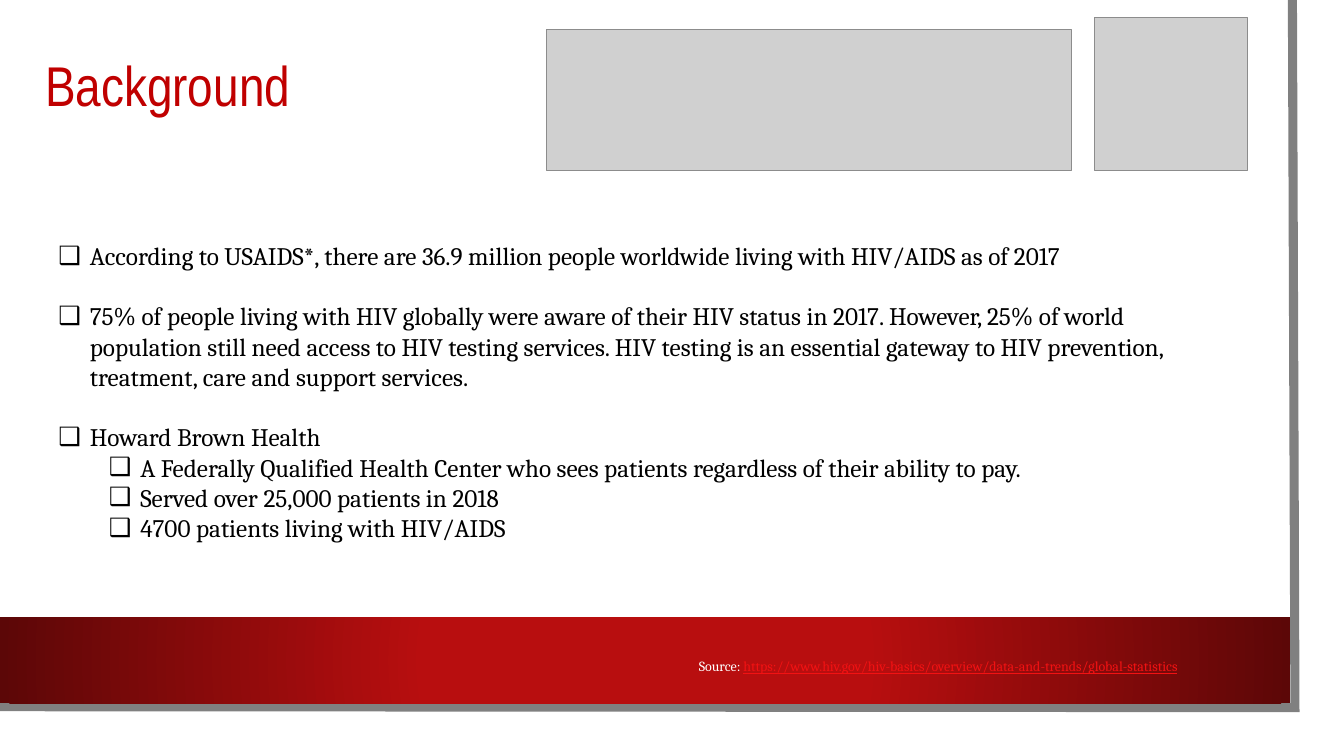
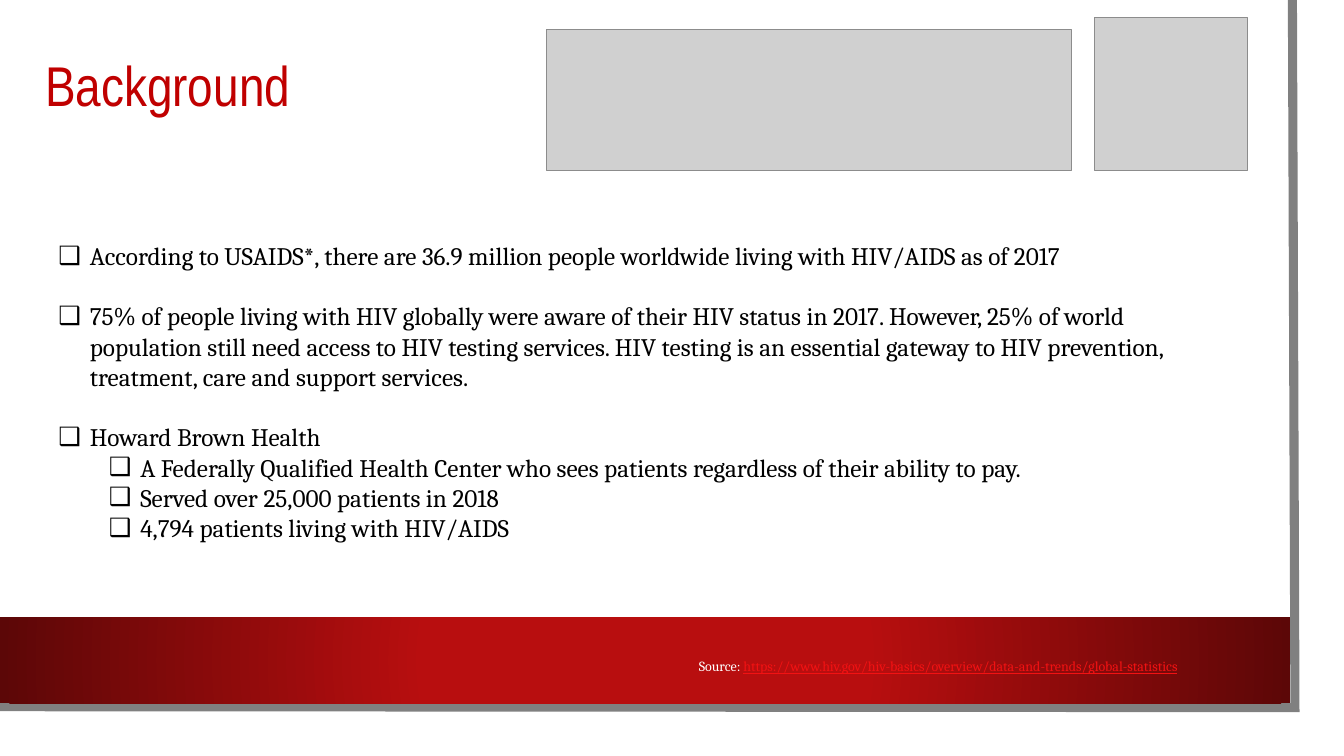
Before and after one commit to rihamramadan/Project-1, a slide deck: slide 2 of HIV Testing Analysis.pptx. Drawn at 1344x756 pixels with LibreOffice and Linux fonts; fonts in the diff are those of the drawing; grey boxes stand for pictures; background and template pictures are left out. Boxes give left, top, right and bottom in pixels: in the first picture for what was removed or moved away, otherwise in the second. Text is boxed around its words. In the diff, an @@ line names an element or a change of style, - is before the commit and + after.

```diff
--- a/HIV Testing Analysis.pptx
+++ b/HIV Testing Analysis.pptx
@@ text at [140,519,508,543]: text changed @@
-  ❑ 4700 patients living with HIV/AIDS
+  ❑ 4,794 patients living with HIV/AIDS
```
Also in this commit, not shown: 2 other slides changed.
